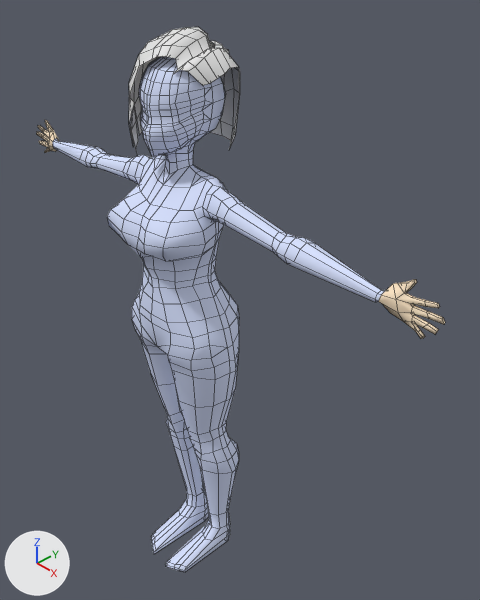
Renders of the Blender file DragonBallU3dProject/Assets/DragonBall/Modes/beijite/woman2.blend from each side of a commit.
The view is the same before and after, from a camera (50 mm lens) standing at (6.46, -4.51, 4.72) and looking at (0.3, 1.19, -0.43). The lights are fixed; the arrows at lower left show +X, +Y and +Z. Mesh edges are drawn as thin lines.

The scene before the commit, as lines of its bpy script (objects in view):
```python
me_cube_001 = bpy.data.meshes.new('Cube.001')
me_cube_001.from_pydata(...)  # 564 vertices, 542 faces, 3 loose edges; spans x 0.0..3.93, y -0.44..1.14, z -5.19..3.15
# faces by material slot: [483, 1, 58]
me_cube_001.materials.append(mat_trousers)  # white #d9e2ff
me_cube_001.materials.append(mat_shoes)  # dark blue #23293b
me_cube_001.materials.append(mat_skin)  # beige #ffe8c9
me_plane = bpy.data.meshes.new('Plane')
me_plane.from_pydata(...)  # 130 vertices, 95 faces, 14 loose edges; spans x -0.611..0.57, y 0.037..1.38, z 1.922..3.378
me_plane.polygons.foreach_set('use_smooth', [True] * 95)
# before: 89 (0.161, 1.177, 3.124) at pixel (222, 47), 90 (0.161, 1.26, 3.091) at pixel (228, 49), 91 (0.161, 1.307, 2.91), 92 (0.161, 1.348, 2.612) at pixel (233, 88), 100 (-0.042, 1.23, 3.172) at pixel (215, 40)
# before: 101 (-0.182, 1.29, 3.063), 102 (-0.267, 1.324, 2.866), 107 (-0.405, 1.125, 2.954), 108 (-0.187, 1.125, 3.152), 110 (-0.326, 1.125, 3.088)
# before: 111 (-0.325, 1.348, 2.543), 114 (-0.066, 1.38, 2.525), 115 (-0.022, 1.375, 2.887), 116 (0.05, 1.298, 3.085) at pixel (224, 48), 117 (0.099, 1.221, 3.148) at pixel (222, 44)
ob_cube = bpy.data.objects.new('Cube', me_cube_001)
ob_cube.location = (0.0, 0.0, 0.0)
_m = ob_cube.modifiers.new('Mirror', 'MIRROR')
_m.use_clip = True
ob_plane = bpy.data.objects.new('Plane', me_plane)
ob_plane.location = (0.01, -0.14, -0.01)
```
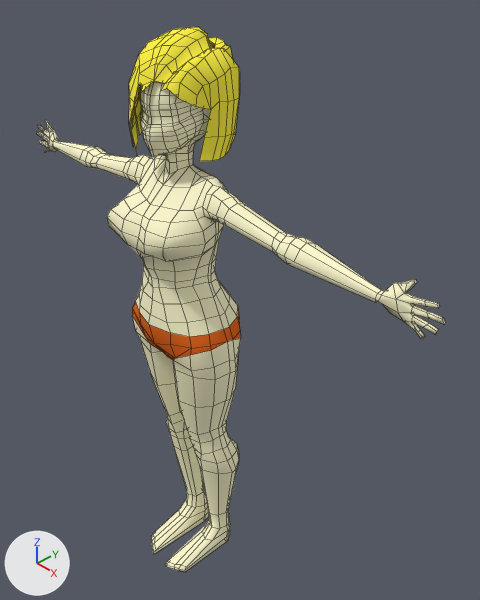
Where the change shows, as pixel boxes (x1, y1, x2, y2) in the pictures (480 x 600 px; the box of a moved part takes in the faces that stretch with it):
'Cube', reshaped
    before: (36, 57, 445, 572)
    after: (36, 81, 445, 572)
'Plane', reshaped (6% taller)
    before: (129, 27, 240, 153)
    after: (129, 27, 240, 161)
part 1 of me_plane, built on
    before: (157, 45, 187, 58)
    after: (129, 45, 239, 161)
part 2 of me_plane, moved or reshaped
    before: (211, 41, 239, 129)
    after: (209, 37, 232, 58)
part 3 of me_plane, recoloured (white to yellow)
    both: (129, 27, 240, 153)
part 4 of me_cube_001, built on
    before: (132, 291, 239, 407)
    after: (132, 291, 241, 407)
part 5 of me_cube_001, recoloured
    both: (53, 81, 386, 572)
part 6 of me_cube_001, recoloured (white to orange)
    before: (132, 300, 239, 360)
    after: (132, 301, 240, 355)

What changed in the scene script:
```text
Add mat_sweat:
    mat_sweat = diffuse_material('sweat')
    mat_sweat.base_color = (0.8, 0.142, 0.0176)  # orange #e76924
Add mat_hair:
    mat_hair = diffuse_material('hair')
    mat_hair.base_color = (1.0, 0.888, 0.0684)  # yellow #fff24a
Change me_plane:
    used by ob_plane; location = (0.01, -0.14, -0.01)
    verts and faces of me_plane; kept vertices keep their numbers, new ones are numbered from 130
    remove me_plane.from_pydata(...)  # 130 vertices, 95 faces, 14 loose edges; spans x -0.611..0.57, y 0.037..1.38, z 1.922..3.378
    add me_plane.from_pydata(...)  # 150 vertices, 129 faces, 1 loose edge; spans x -0.611..0.592, y -0.042..1.431, z 1.922..3.378
    me_plane part 1
    5 vertices are removed from x 0.079..0.55, y 0.176..0.746, z 2.028..2.894
    14 loose edges are deleted
    7 vertices move from x -0.095..0.497, y 0.04..0.669, z 2.291..3.134 to x -0.095..0.497, y -0.042..0.675, z 2.32..3.168
    25 vertices are added at x -0.119..0.592, y 0.139..0.983, z 1.937..3.073
    1 loose edge is added
    34 new faces join them
    me_plane part 2
    add for i in [90, 101, 108]: verts[i] += (0.0, 0.036, 0.035)
    add for i in [91, 102, 115]: verts[i] += (0.0, 0.04, 0.0)
    add for i in [100, 110, 116]: verts[i] += (0.0, 0.036, 0.034)
    add verts[89] = (0.161, 1.214, 3.158)  # moved, pixel (225, 44)
    add verts[117] = (0.099, 1.258, 3.182)  # moved, pixel (224, 41)
    add verts[92] = (0.161, 1.4, 2.612)  # moved
    add verts[111] = (-0.325, 1.4, 2.543)  # moved
    add verts[107] = (-0.506, 1.125, 2.954)  # moved
    add verts[114] = (-0.066, 1.431, 2.525)  # moved
    me_plane part 3: 95 faces spanning x -0.611..0.57, y 0.037..1.431, z 1.922..3.378 switch from no material to mat_hair (yellow #fff24a)
Change me_cube_001:
    used by ob_cube; location = (0.0, 0.0, 0.0)
    remove me_cube_001.from_pydata(...)  # 564 vertices, 542 faces, 3 loose edges; spans x 0.0..3.93, y -0.44..1.14, z -5.19..3.15
    remove me_cube_001.materials.append(mat_shoes)  # dark blue #23293b
    add me_cube_001.from_pydata(...)  # 571 vertices, 555 faces, 3 loose edges; spans x 0.0..3.93, y -0.44..1.14, z -5.19..3.15
    me_cube_001 part 4
    3 vertices are removed from x 0.0..0.27, y -0.14..0.13, z -0.94..-0.78
    11 faces are deleted
    18 vertices move from x 0.0..0.87, y -0.19..1.04, z -1.08..-0.22 to x 0.0..0.87, y -0.24..1.04, z -1.07..-0.22
    10 vertices are added at x 0.0..0.72, y -0.17..0.82, z -1.05..-0.71
    18 new faces join them, mat_sweat (orange #e76924)
    6 new faces join them, mat_skin (beige #fffad1)
    me_cube_001 part 5: 455 faces spanning x 0.0..3.76, y -0.44..1.1, z -5.19..3.15 switch from mat_trousers (white #d9e2ff) to mat_skin (beige #fffad1)
    me_cube_001 part 6: 17 faces spanning x 0.0..0.87, y -0.14..1.14, z -0.97..-0.34 switch from mat_trousers (white #d9e2ff) to mat_sweat (orange #e76924)
```
